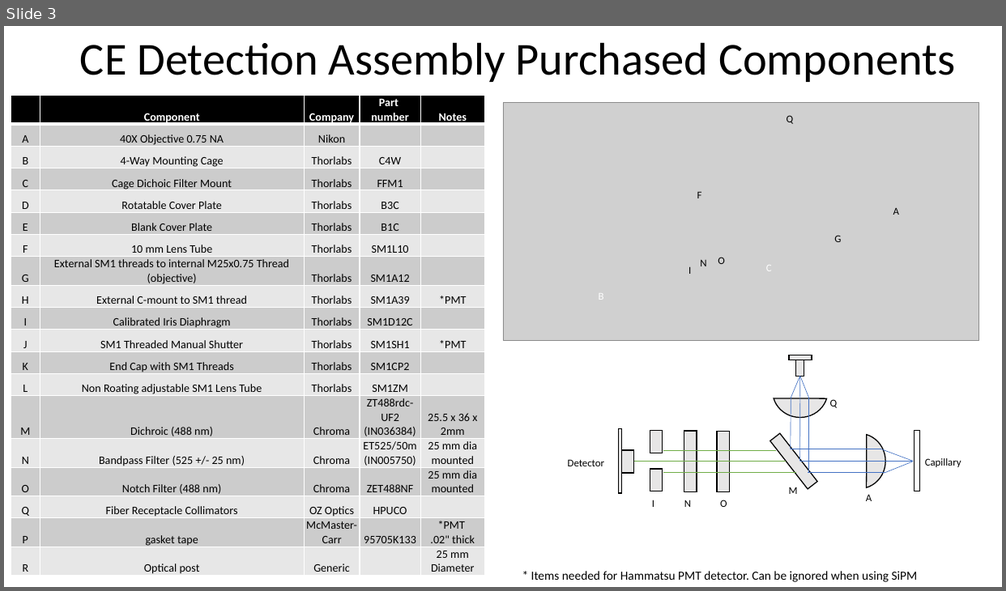
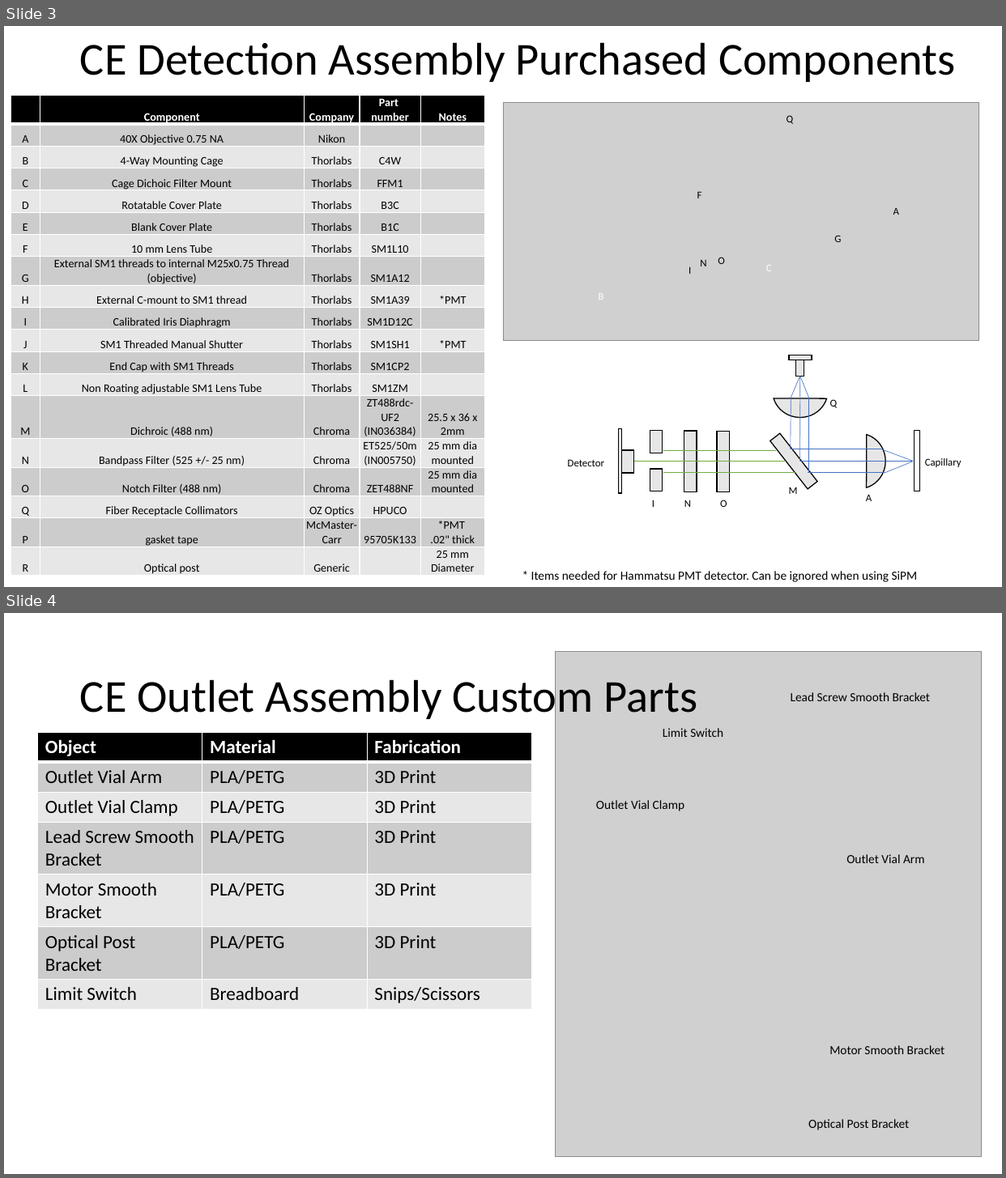
Before and after one commit to brae-pete/CE_Hardware, a slide deck: AssemblyNotes.pptx. Shown one above the other, each under a label of ours: slide 3 before the commit, slides 3 and 4 after it. The pictures are 1006x591 and 1006x1178 pixels, drawn with LibreOffice and Linux fonts; fonts in the diff are those of the drawing; grey boxes stand for pictures. Boxes give left, top, right and bottom in pixels: in the first picture for what was removed or moved away, otherwise in the second. Text is boxed around its words. In the diff, an @@ line names an element or a change of style, - is before the commit and + after.

```diff
--- a/AssemblyNotes.pptx
+++ b/AssemblyNotes.pptx
@@ slide 4 added at [4,613,1002,1174], background #FFFFFF @@
@@ title added at [80,673,697,722], 44 pt, text #000000 @@
+CE Outlet Assembly Custom Parts
@@ table added at [38,732,532,1009], 7 rows, 3 columns @@
+Object | Material | Fabrication
+Outlet Vial Arm | PLA/PETG | 3D Print
+Outlet Vial Clamp | PLA/PETG | 3D Print
+Lead Screw Smooth Bracket | PLA/PETG | 3D Print
+Motor Smooth Bracket | PLA/PETG | 3D Print
+Optical Post Bracket | PLA/PETG | 3D Print
+Limit Switch | Breadboard | Snips/Scissors
@@ group added at [556,652,982,1157]: 6 texts, 1 picture @@
+Outlet Vial Arm
+Outlet Vial Clamp
+Lead Screw Smooth Bracket
+Optical Post Bracket
+Limit Switch
+Motor Smooth Bracket
```
Also in this commit, not shown: 3 other slides added, 1 slide removed, 36 other files.
